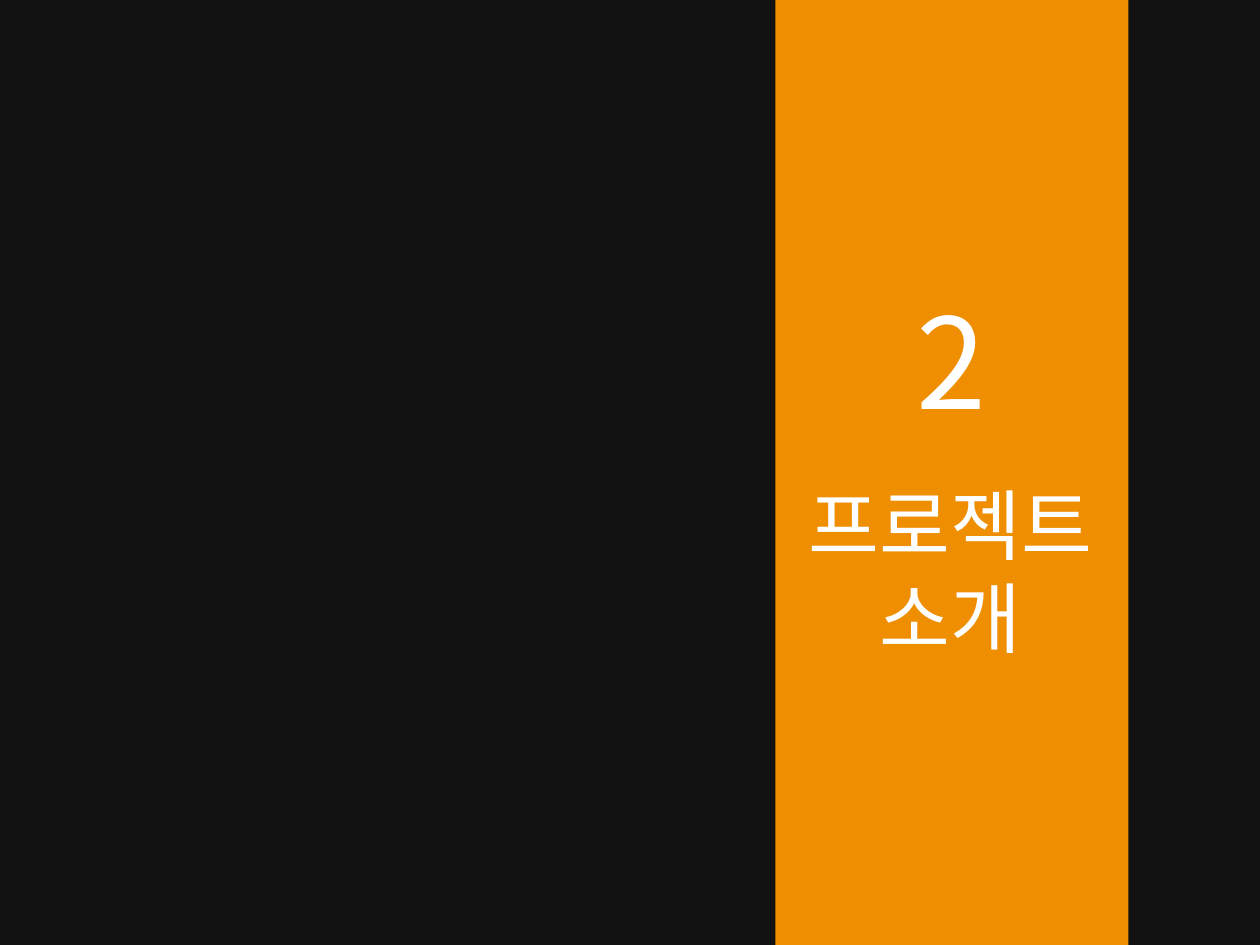
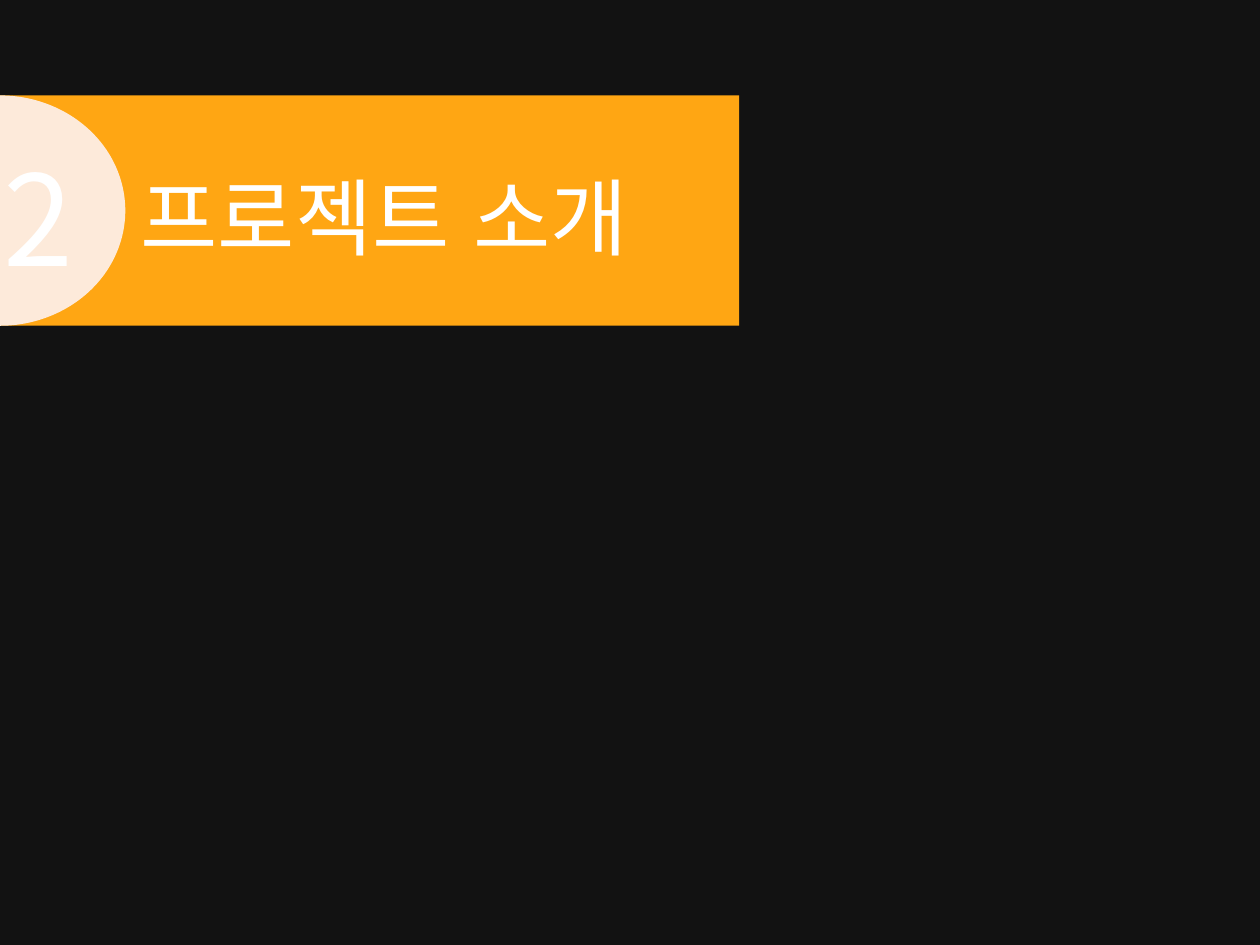
Before and after one commit to dongjooyun/Fall-2019-OSS_Term_project, a slide deck: slide 5 of group6presentation.pptx. Drawn at 1260x945 pixels with LibreOffice and Linux fonts; fonts in the diff are those of the drawing; background and template pictures are left out; a plain dark background stands for a picture behind light text. Boxes give left, top, right and bottom in pixels: in the first picture for what was removed or moved away, otherwise in the second. Text is boxed around its words. In the diff, an @@ line names an element or a change of style, - is before the commit and + after.

```diff
--- a/group6presentation.pptx
+++ b/group6presentation.pptx
@@ rectangle removed at (x1=775, y1=0, x2=1128, y2=945) @@
@@ rectangle added at (x1=0, y1=96, x2=740, y2=326), fill #FFA613 @@
@@ ellipse added at (x1=0, y1=96, x2=126, y2=326), fill #FDEADA @@
@@ text "2" rewrapped from (x1=917, y1=315, x2=987, y2=409) to (x1=0, y1=135, x2=173, y2=300) @@
@@ text at (x1=141, y1=179, x2=628, y2=256): text changed; size 44 to 48 pt @@
-프로젝트
-소개
+프로젝트 소개
```
Also in this commit, not shown: 7 other slides changed.
